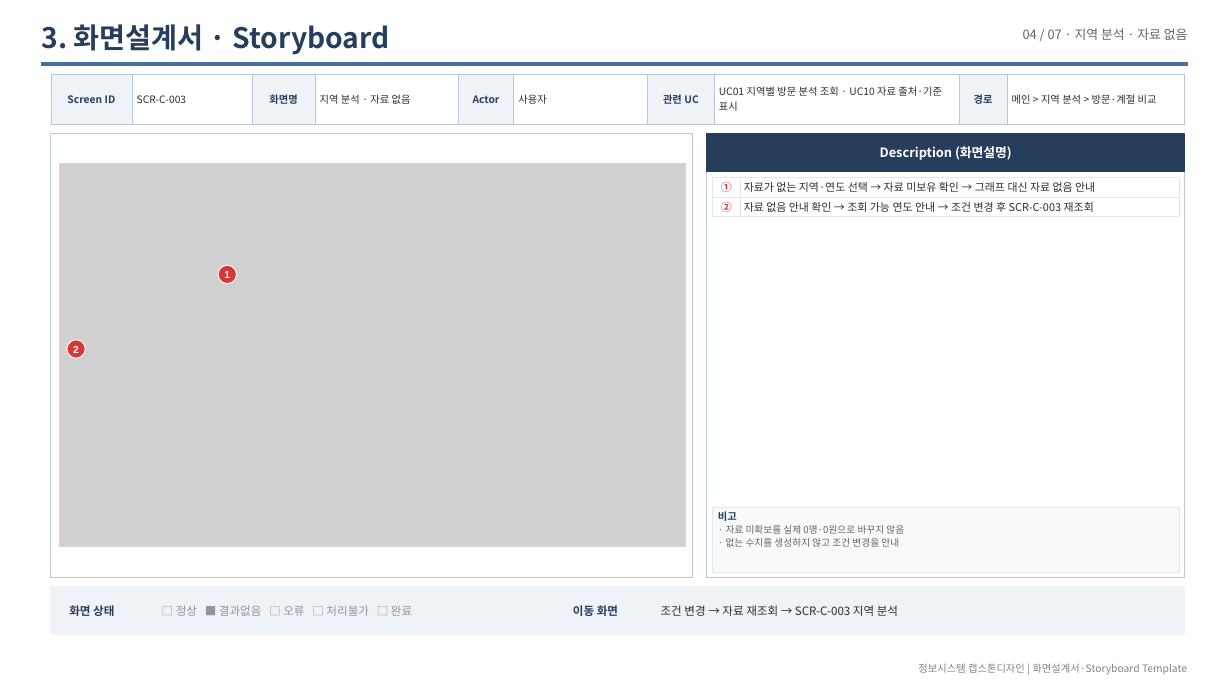
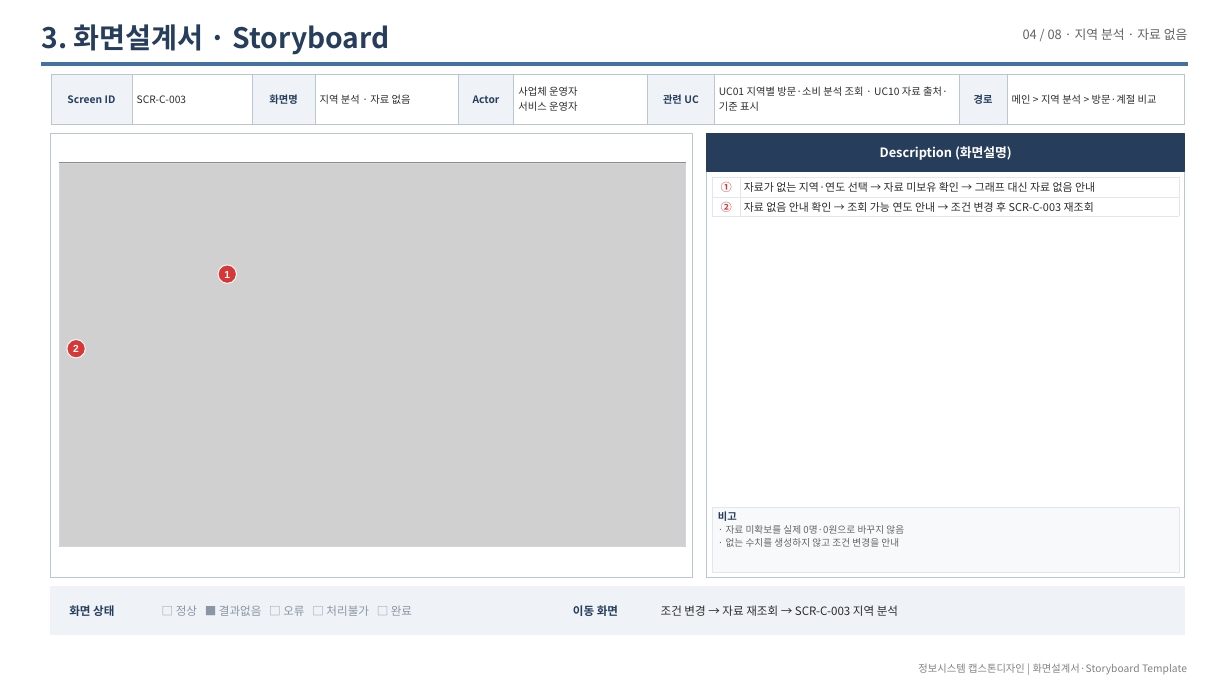
Before and after one commit to LSB-afk/-Information-Systems-Capstone-Design, a slide deck: slide 17 of 00_제출/Red 화면설계서_20260927.pptx (slide 16 before the commit). Drawn at 1232x693 pixels with LibreOffice and Linux fonts; fonts in the diff are those of the drawing; grey boxes stand for pictures. Boxes give left, top, right and bottom in pixels: in the first picture for what was removed or moved away, otherwise in the second. Text is boxed around its words. In the diff, an @@ line names an element or a change of style, - is before the commit and + after.

```diff
--- a/00_제출/Red 화면설계서_20260927.pptx
+++ b/00_제출/Red 화면설계서_20260927.pptx
@@ text at [1023, 28, 1188, 40]: text changed @@
-04 / 07 · 지역 분석 · 자료 없음
+04 / 08 · 지역 분석 · 자료 없음
@@ table at [51, 74, 1185, 166] @@
-row 1, column 6: 사용자
+row 1, column 6: 사업체 운영자 / 서비스 운영자
-row 1, column 8: UC01 지역별 방문 분석 조회 · UC10 자료 출처·기준 표시
+row 1, column 8: UC01 지역별 방문·소비 분석 조회 · UC10 자료 출처·기준 표시
```
Also in this commit, not shown: 28 other slides changed, 2 slides added, 7 other files.
